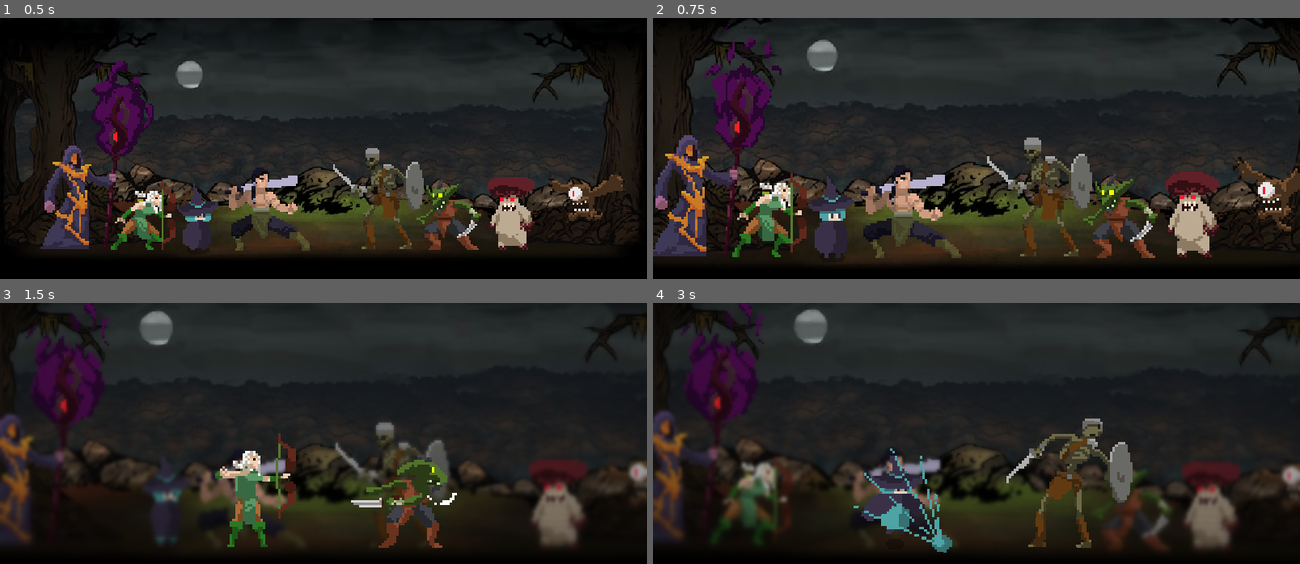
Above: before the commit, frames 1-4 (two rows, left to right).
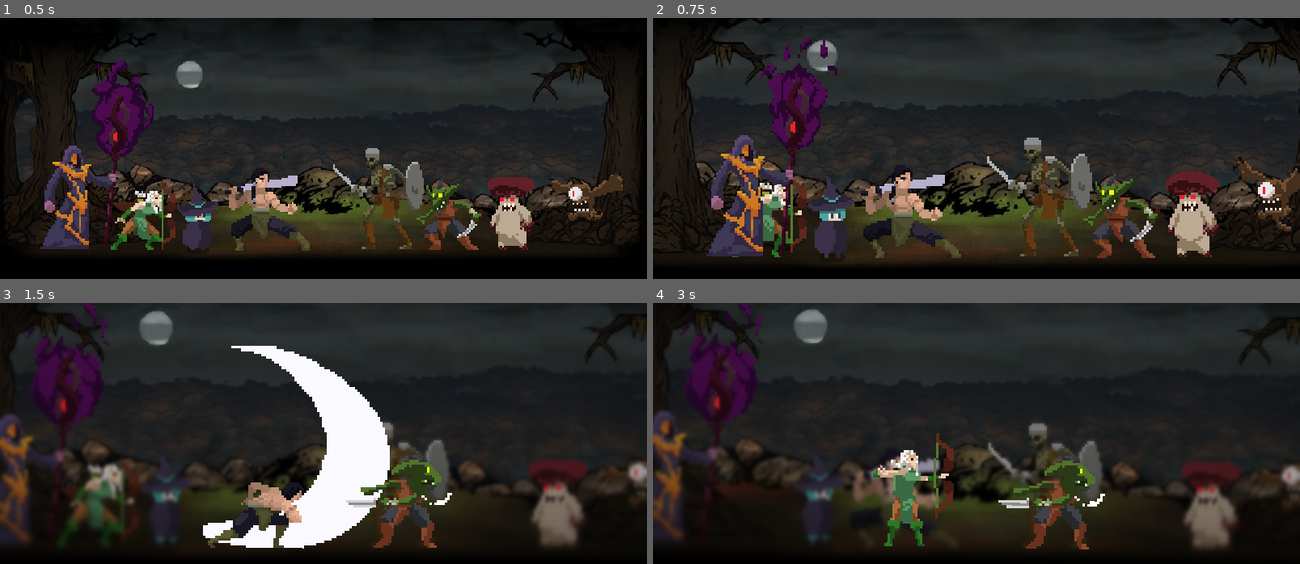
Above: after the commit, the same moments.

Repository: Jev-git/Godot-DarkestDungeon-CombatEffect
Game: Godot game, scene res://Scenes/Combat.tscn
Same seed, same stepped clock (60 frames per second), same inputs: the game is played once before the commit and once after it.
Inputs:
- Up to frame 1 (0.5 s): no input
- Up to frame 2 (0.75 s): tap Enter (ui_accept) at 0.5 s; hold Enter (ui_accept) from 0.53 s (still down)
- Up to frame 3 (1.5 s): release Enter (ui_accept) at 1.28 s; tap Enter (ui_accept) at 1.35 s
- Up to frame 4 (3 s): tap Enter (ui_accept) at 1.52, 1.82, 2.85 s; hold Enter (ui_accept) 2.03-2.78 s

Frame 1 is identical in both runs. In frame 2, 9.8% of the frame differs, in the area x 0-29%, y 2-92%; in frame 3, 14%, in the area x 9-85%, y 5-95%; in frame 4, 11%.

Commit message:
- Clean up. Move all functions related to units movement to separate script

Diff:
--- a/Scenes/Combat.tscn
+++ b/Scenes/Combat.tscn
@@ -1,15 +1,17 @@
-[gd_scene load_steps=12 format=2]
+[gd_scene load_steps=14 format=2]
 
 [ext_resource path="res://Scripts/CombatLoader.gd" type="Script" id=1]
-[ext_resource path="res://Scripts/OnHitEffects.gd" type="Script" id=2]
+[ext_resource path="res://Scripts/CameraEffects/OnHitEffects.gd" type="Script" id=2]
 [ext_resource path="res://Assets/background.jpg" type="Texture" id=3]
 [ext_resource path="res://icon.png" type="Texture" id=4]
 [ext_resource path="res://Shaders/Vignette.shader" type="Shader" id=5]
 [ext_resource path="res://Assets/vignette.png" type="Texture" id=6]
 [ext_resource path="res://Scripts/Team.gd" type="Script" id=7]
-[ext_resource path="res://Scripts/CameraShake.gd" type="Script" id=8]
-[ext_resource path="res://Scripts/CameraTilt.gd" type="Script" id=9]
-[ext_resource path="res://Scripts/CameraZoom.gd" type="Script" id=10]
+[ext_resource path="res://Scripts/CameraEffects/CameraShake.gd" type="Script" id=8]
+[ext_resource path="res://Scripts/CameraEffects/CameraTilt.gd" type="Script" id=9]
+[ext_resource path="res://Scripts/CameraEffects/CameraZoom.gd" type="Script" id=10]
+[ext_resource path="res://Scripts/CameraEffects/CameraPan.gd" type="Script" id=11]
+[ext_resource path="res://Scripts/CameraEffects/MoveUnits.gd" type="Script" id=12]
 
 [sub_resource type="ShaderMaterial" id=1]
 shader = ExtResource( 5 )
@@ -63,6 +65,11 @@
 "_edit_use_anchors_": false
 }
 
+[node name="MoveUnits" type="Node2D" parent="OnHitEffects"]
+script = ExtResource( 12 )
+
+[node name="Tween" type="Tween" parent="OnHitEffects/MoveUnits"]
+
 [node name="Camera2D" type="Camera2D" parent="OnHitEffects"]
 position = Vector2( 0, -25 )
 rotating = true
@@ -90,3 +97,6 @@
 
 [node name="CameraTilt" type="Node2D" parent="OnHitEffects/Camera2D"]
 script = ExtResource( 9 )
+
+[node name="CameraPan" type="Node2D" parent="OnHitEffects/Camera2D"]
+script = ExtResource( 11 )
--- /dev/null
+++ b/Scripts/CameraEffects/CameraPan.gd
@@ -0,0 +1,20 @@
+extends Node2D
+
+export var m_fPanSpeed: float = 10
+
+onready var m_nCamera: Camera2D = get_parent()
+
+onready var m_bIsPanning: bool = false
+onready var m_bIsPanningToTheRight: bool = true
+
+func start(_bToTheRight: bool):
+	m_bIsPanning = true
+	m_bIsPanningToTheRight = _bToTheRight
+
+func stop():
+	m_bIsPanning = false
+	m_nCamera.offset.x = 0
+
+func _process(delta):
+	if m_bIsPanning:
+		m_nCamera.offset.x += delta * m_fPanSpeed * 1 if m_bIsPanningToTheRight else -1
--- /dev/null
+++ b/Scripts/CameraEffects/MoveUnits.gd
@@ -0,0 +1,59 @@
+extends Node2D
+
+export var m_fMoveInDuration: float = 0.03
+export var m_fMoveOutDuration: float = 0.3
+
+onready var m_nPlayerTeam: Team = get_tree().get_nodes_in_group("PlayerTeam")[0]
+onready var m_nEnemyTeam: Team = get_tree().get_nodes_in_group("EnemyTeam")[0]
+
+onready var m_nTween: Tween = $Tween
+
+var m_nFreezePlayerUnit: Unit
+var m_nFreezeEnemyUnit: Unit
+var m_fFreezePlayerUnitOrigianlPos: Vector2
+var m_fFreezeEnemyUnitOrigianlPos: Vector2
+
+signal moved
+
+func move_in():
+	m_nFreezePlayerUnit = m_nPlayerTeam.get_child(randi() % 4)
+	m_nFreezeEnemyUnit = m_nEnemyTeam.get_child(randi() % 4)
+
+	m_fFreezePlayerUnitOrigianlPos = m_nFreezePlayerUnit.position
+	m_fFreezeEnemyUnitOrigianlPos = m_nFreezeEnemyUnit.position
+
+	m_nFreezePlayerUnit.set_z_index(10)
+	m_nFreezeEnemyUnit.set_z_index(10)
+
+	for nUnit in m_nPlayerTeam.get_children():
+		nUnit.stop_anim()
+	for nUnit in m_nEnemyTeam.get_children():
+		nUnit.stop_anim()
+
+	m_nFreezePlayerUnit.play_anim("Skill1")
+	m_nFreezeEnemyUnit.play_anim("TakeDamage")
+
+	m_nTween.interpolate_property(m_nFreezePlayerUnit, "position",
+								m_nFreezePlayerUnit.position, Vector2.ZERO,
+								m_fMoveInDuration, Tween.TRANS_SINE, Tween.EASE_IN_OUT)
+	m_nTween.interpolate_property(m_nFreezeEnemyUnit, "position",
+								m_nFreezeEnemyUnit.position, Vector2.ZERO,
+								m_fMoveInDuration, Tween.TRANS_SINE, Tween.EASE_IN_OUT)
+	m_nTween.start()
+
+func move_out():
+	m_nFreezePlayerUnit.set_z_index(0)
+	m_nFreezeEnemyUnit.set_z_index(0)
+
+	m_nTween.interpolate_property(m_nFreezePlayerUnit, "position",
+								m_nFreezePlayerUnit.position, m_fFreezePlayerUnitOrigianlPos,
+								m_fMoveOutDuration, Tween.TRANS_SINE, Tween.EASE_IN_OUT)
+	m_nTween.interpolate_property(m_nFreezeEnemyUnit, "position",
+								m_nFreezeEnemyUnit.position, m_fFreezeEnemyUnitOrigianlPos,
+								m_fMoveOutDuration, Tween.TRANS_SINE, Tween.EASE_IN_OUT)
+	m_nTween.start()
+
+	for nUnit in m_nPlayerTeam.get_children():
+		nUnit.play_anim("Idle")
+	for nUnit in m_nEnemyTeam.get_children():
+		nUnit.play_anim("Idle")
--- /dev/null
+++ b/Scripts/CameraEffects/OnHitEffects.gd
@@ -0,0 +1,35 @@
+extends Node2D
+
+onready var m_nPlayerTeam: Team = get_tree().get_nodes_in_group("PlayerTeam")[0]
+onready var m_nEnemyTeam: Team = get_tree().get_nodes_in_group("EnemyTeam")[0]
+
+onready var m_nVignette: TextureRect = $Vignette
+
+onready var m_nMoveUnitsScript: Node2D = $MoveUnits
+onready var m_nCameraZoom: Node2D = $Camera2D/CameraZoom
+onready var m_nCameraShake: Node2D = $Camera2D/CameraShake
+onready var m_nCameraTilt: Node2D = $Camera2D/CameraTilt
+onready var m_nCameraPan: Node2D = $Camera2D/CameraPan
+
+onready var m_bIsFreezing: bool = false
+
+func _ready():
+	m_nMoveUnitsScript.connect("moved", self, "_on_units_moved")
+
+func _input(event):
+	if event is InputEventKey:
+		if event.is_action_pressed("ui_accept"):
+			if !m_bIsFreezing:
+				m_nMoveUnitsScript.move_in()
+				m_nCameraZoom.zoom_in()
+				m_nCameraShake.shake()
+				m_nCameraTilt.tilt(true)
+				m_nCameraPan.start(true)
+			else:
+				m_nMoveUnitsScript.move_out()
+				m_nCameraZoom.zoom_out()
+				m_nCameraTilt.reset()
+				m_nCameraPan.stop()
+
+			m_bIsFreezing = !m_bIsFreezing
+			m_nVignette.visible = m_bIsFreezing
--- a/Scripts/OnHitEffects.gd
+++ /dev/null
@@ -1,73 +0,0 @@
-extends Node2D
-
-onready var m_nPlayerTeam: Team = get_tree().get_nodes_in_group("PlayerTeam")[0]
-onready var m_nEnemyTeam: Team = get_tree().get_nodes_in_group("EnemyTeam")[0]
-
-onready var m_nVignette: TextureRect = $Vignette
-onready var m_nCameraZoom: Node2D = $Camera2D/CameraZoom
-onready var m_nCameraShake: Node2D = $Camera2D/CameraShake
-onready var m_nCameraTilt: Node2D = $Camera2D/CameraTilt
-
-var m_iFreezePlayerUnitIndex: int
-var m_iFreezeEnemyUnitIndex: int
-var m_nFreezePlayerUnit: Unit
-var m_nFreezeEnemyUnit: Unit
-
-onready var m_bIsFreezing: bool = false
-
-func _ready():
-	randomize()
-
-func _input(event):
-	if event is InputEventKey:
-		if event.is_action_pressed("ui_accept"):
-			if !m_bIsFreezing:
-				m_iFreezePlayerUnitIndex = randi() % 4
-				m_iFreezeEnemyUnitIndex = randi() % 4
-
-				m_nFreezePlayerUnit = m_nPlayerTeam.get_child(m_iFreezePlayerUnitIndex)
-				m_nFreezeEnemyUnit = m_nEnemyTeam.get_child(m_iFreezeEnemyUnitIndex)
-
-				m_nPlayerTeam.remove_child(m_nFreezePlayerUnit)
-				m_nEnemyTeam.remove_child(m_nFreezeEnemyUnit)
-
-				m_nFreezePlayerUnit.position.x = -VISUAL_CONSTS.DISTANCE_BETWEEN_UNIT
-				m_nFreezeEnemyUnit.position.x = VISUAL_CONSTS.DISTANCE_BETWEEN_UNIT
-
-				add_child(m_nFreezePlayerUnit)
-				add_child(m_nFreezeEnemyUnit)
-
-				m_nFreezePlayerUnit.play_anim("Skill1")
-				m_nFreezeEnemyUnit.play_anim("TakeDamage")
-
-				for nUnit in m_nPlayerTeam.get_children():
-					nUnit.stop_anim()
-				for nUnit in m_nEnemyTeam.get_children():
-					nUnit.stop_anim()
-
-				m_nCameraZoom.zoom_in()
-				m_nCameraShake.shake()
-				m_nCameraTilt.tilt(true)
-			else:
-				m_nFreezePlayerUnit.play_anim("Idle")
-				m_nFreezeEnemyUnit.play_anim("Idle")
-
-				remove_child(m_nFreezePlayerUnit)
-				remove_child(m_nFreezeEnemyUnit)
-
-				m_nPlayerTeam.add_unit_at_pos(m_nFreezePlayerUnit, m_iFreezePlayerUnitIndex)
-				m_nEnemyTeam.add_unit_at_pos(m_nFreezeEnemyUnit, m_iFreezeEnemyUnitIndex)
-
-				m_nFreezePlayerUnit = null
-				m_nFreezeEnemyUnit = null
-
-				for nUnit in m_nPlayerTeam.get_children():
-					nUnit.resume_anim()
-				for nUnit in m_nEnemyTeam.get_children():
-					nUnit.resume_anim()
-
-				m_nCameraZoom.zoom_out()
-				m_nCameraTilt.reset()
-
-			m_bIsFreezing = !m_bIsFreezing
-			m_nVignette.visible = m_bIsFreezing
--- a/Scripts/Unit.gd
+++ b/Scripts/Unit.gd
@@ -11,6 +11,3 @@
 
 func stop_anim():
 	m_nAnimPlayer.stop()
-
-func resume_anim():
-	m_nAnimPlayer.play("Idle")
Renamed: Scripts/CameraShake.gd -> Scripts/CameraEffects/CameraShake.gd
Renamed: Scripts/CameraTilt.gd -> Scripts/CameraEffects/CameraTilt.gd
Renamed: Scripts/CameraZoom.gd -> Scripts/CameraEffects/CameraZoom.gd
Not shown, changed: readme.md
